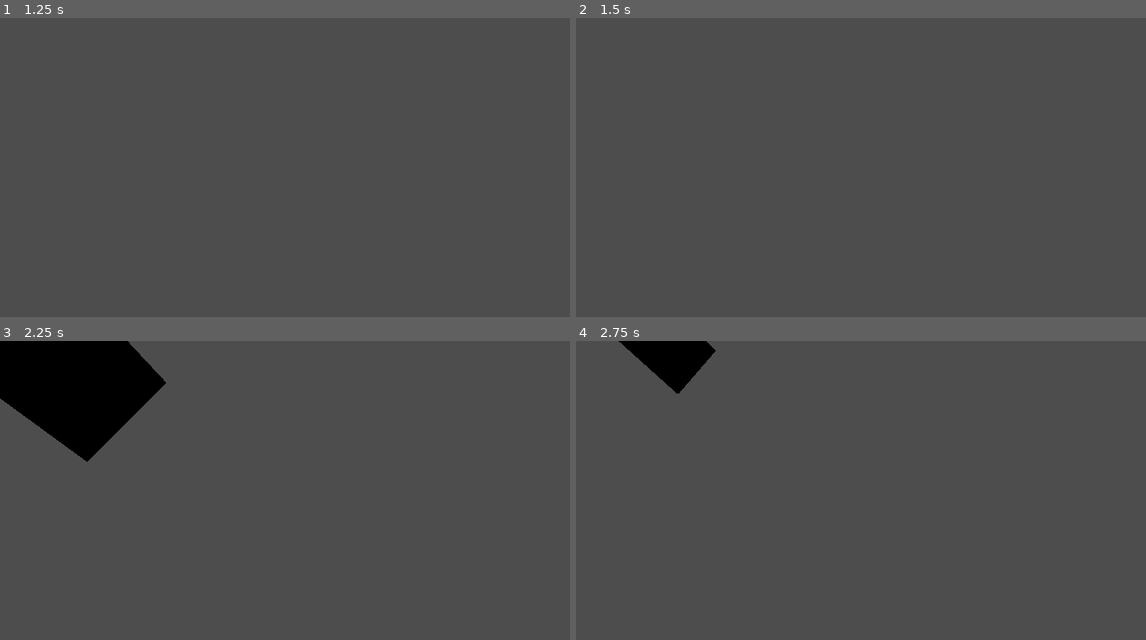
Above: before the commit, frames 1-4 (two rows, left to right).
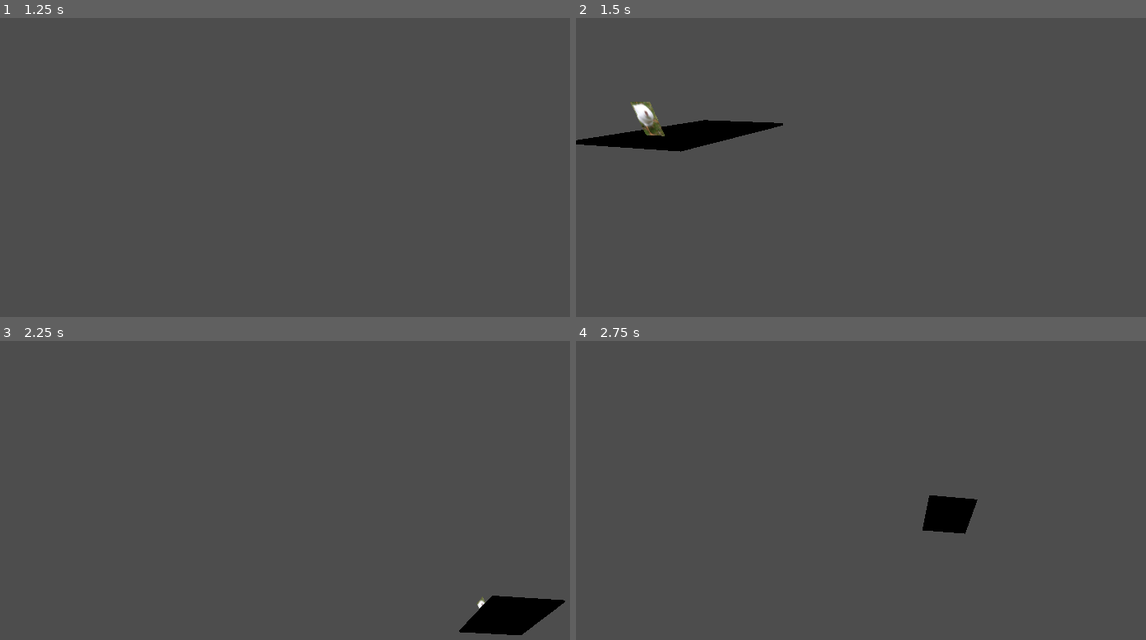
Above: after the commit, the same moments.

Repository: Nikaiaa/Gamelab
Game: Godot game, scene res://Scène/grab_object.tscn
Same seed, same stepped clock (60 frames per second), same inputs: the game is played once before the commit and once after it. The project has no main scene, so this scene is started directly.
Inputs (mouse positions are in pixels of both pictures, inside the frame that each line leads up to):
- Up to frame 1 (1.25 s): tap Enter (ui_accept) at 0.5, 0.77 s; move the mouse to (473, 185) at 0.52 s; press the mouse at (473, 185) at 0.53 s; hold D (move_right) from 0.53 s (still down)
- Up to frame 2 (1.5 s): tap Enter (ui_accept) at 1.25 s; move the mouse to (775, 221) at 1.27 s; release D (move_right) at 1.28 s; release the mouse at (775, 221) at 1.28 s; hold S (move_backwards) from 1.28 s (still down); click (775, 221) at 1.35 s
- Up to frame 3 (2.25 s): tap Enter (ui_accept) at 1.52 s; move the mouse to (393, 445) at 2.02 s; release S (move_backwards) at 2.03 s; press the mouse at (393, 445) at 2.03 s; hold D (move_right) from 2.03 s (still down)
- Up to frame 4 (2.75 s): keep holding D (move_right)

Frame 1 is identical in both runs. In frame 2, 2.3% of the frame differs, in the area x 0-37%, y 28-45%; in frame 3, 9.4%, in the area x 0-100%, y 0-99%; in frame 4, 2.6%.
Error before the commit: Parse Error: Preload file "res://bribe1.tscn" does not exist. (res://Script/grab_object.gd:3)

Commit message:
je fix poire

Diff:
--- a/Script/grab_object.gd
+++ b/Script/grab_object.gd
@@ -1,6 +1,6 @@
 extends Area3D
 var mouse_in_zone_true
-var bribe1 = preload ("res://bribe1.tscn")
+var zoomObjet = preload ("res://ui_grab_object.tscn")
 var camera
 var frag1
 var cameraPosition
@@ -9,6 +9,7 @@
 var spawnDistance
 var spawnPos
 var look_at_matrix
+
 
 
 func _ready():
@@ -35,17 +36,17 @@
 	pass # Replace with function body.
 
 func _spawn_bribe():
-	cameraPosition = $"../char".global_transform.origin
+	#cameraPosition = $"../char".global_transform.origin
 	frag1 = $Sprite3D
-	cameraDirection = camera.global_transform.basis.z
-	spawnDistance = -2
-	spawnPos = cameraPosition + cameraDirection* spawnDistance
-	var instance = bribe1.instantiate()
-	print (camera)
-	instance.transform.origin = spawnPos
-	look_at_matrix = instance.global_transform.basis.looking_at(cameraDirection, Vector3(0, 1, 0))
-	instance.transform.basis = look_at_matrix
-	instance.scale =Vector3(4, 4, 4)
+	#cameraDirection = camera.global_transform.basis.z
+	#spawnDistance = -2
+	#spawnPos = cameraPosition + cameraDirection* spawnDistance
+	var instance = zoomObjet.instantiate()
+	#print (camera)
+	#instance.transform.origin = spawnPos
+	#look_at_matrix = instance.global_transform.basis.looking_at(cameraDirection, Vector3(0, 1, 0))
+	#instance.transform.basis = look_at_matrix
+	#instance.scale =Vector3(4, 4, 4)
 	#instance.position.z = camera.position.z-2
 	add_child(instance)
 	frag1.queue_free()
--- /dev/null
+++ b/char.tscn
@@ -0,0 +1,30 @@
+[gd_scene load_steps=5 format=3 uid="uid://dgnlpclf740qk"]
+
+[ext_resource type="Script" path="res://Script/charmove.gd" id="1_p1o10"]
+
+[sub_resource type="BoxShape3D" id="BoxShape3D_gxue6"]
+
+[sub_resource type="SphereMesh" id="SphereMesh_5fexx"]
+
+[sub_resource type="StandardMaterial3D" id="StandardMaterial3D_pasvm"]
+albedo_color = Color(1, 0.152941, 0, 0.360784)
+roughness = 0.15
+
+[node name="char" type="Node3D"]
+
+[node name="CharacterBody3D" type="CharacterBody3D" parent="."]
+transform = Transform3D(1, 0, 0, 0, 1, 0, 0, 0, 1, -0.00641918, 0.00824785, -0.00615251)
+script = ExtResource("1_p1o10")
+
+[node name="CollisionShape3D" type="CollisionShape3D" parent="CharacterBody3D"]
+shape = SubResource("BoxShape3D_gxue6")
+
+[node name="MeshInstance3D" type="MeshInstance3D" parent="CharacterBody3D/CollisionShape3D"]
+transform = Transform3D(0.8, 0, 0, 0, 0.8, 0, 0, 0, 0.8, 0, 0, 0)
+mesh = SubResource("SphereMesh_5fexx")
+surface_material_override/0 = SubResource("StandardMaterial3D_pasvm")
+
+[node name="Rotation_Helper" type="Node3D" parent="CharacterBody3D"]
+
+[node name="Camera3D" type="Camera3D" parent="CharacterBody3D/Rotation_Helper"]
+transform = Transform3D(1, 0, 0, 0, 1, 0, 0, 0, 1, 0, 1.03754, 0)
--- a/default_bus_layout.tres
+++ /dev/null
@@ -1,14 +0,0 @@
-[gd_resource type="AudioBusLayout" load_steps=2 format=3 uid="uid://clurbeekvq7af"]
-
-[sub_resource type="AudioEffectEQ10" id="AudioEffectEQ10_ms47p"]
-resource_name = "EQ10"
-
-[resource]
-bus/1/name = &"Microphone"
-bus/1/solo = false
-bus/1/mute = false
-bus/1/bypass_fx = false
-bus/1/volume_db = 0.0
-bus/1/send = &"Master"
-bus/1/effect/0/effect = SubResource("AudioEffectEQ10_ms47p")
-bus/1/effect/0/enabled = true
--- /dev/null
+++ b/grab_object.tscn
@@ -0,0 +1,41 @@
+[gd_scene load_steps=7 format=3 uid="uid://cdlca6f0ra8yp"]
+
+[ext_resource type="Texture2D" uid="uid://quo4kdxvac7e" path="res://Image/2286300415a9ff54aada9ea75518021e.png" id="1_tvy4u"]
+[ext_resource type="Script" path="res://Script/grab_object.gd" id="1_xf1ff"]
+[ext_resource type="PackedScene" uid="uid://dgnlpclf740qk" path="res://char.tscn" id="2_3bvit"]
+
+[sub_resource type="BoxShape3D" id="BoxShape3D_lmrmy"]
+
+[sub_resource type="BoxMesh" id="BoxMesh_at5m5"]
+
+[sub_resource type="BoxShape3D" id="BoxShape3D_sqrfp"]
+size = Vector3(1.18451, 1.89209, 0.647141)
+
+[node name="Node3D" type="Node3D"]
+
+[node name="StaticBody3D" type="StaticBody3D" parent="."]
+transform = Transform3D(3, 0, 0, 0, 0.07, 0, 0, 0, 3.197, 0, -0.291399, 0)
+
+[node name="CollisionShape3D" type="CollisionShape3D" parent="StaticBody3D"]
+shape = SubResource("BoxShape3D_lmrmy")
+
+[node name="MeshInstance3D" type="MeshInstance3D" parent="StaticBody3D/CollisionShape3D"]
+mesh = SubResource("BoxMesh_at5m5")
+skeleton = NodePath("../../../frag1/CollisionShape3D")
+
+[node name="frag1" type="Area3D" parent="."]
+transform = Transform3D(0.5, 0, 0, 0, 0.5, 0, 0, 0, 0.5, 0, 0, 0)
+script = ExtResource("1_xf1ff")
+
+[node name="CollisionShape3D" type="CollisionShape3D" parent="frag1"]
+transform = Transform3D(1, 0, 0, 0, 1, 0, 0, 0, 1, 0.121552, 0.446045, -0.889065)
+shape = SubResource("BoxShape3D_sqrfp")
+
+[node name="Sprite3D" type="Sprite3D" parent="frag1"]
+transform = Transform3D(0.595944, 0, 0, 0, 0.595944, 0, 0, 0, 1, 0, 0.387042, -0.927871)
+texture = ExtResource("1_tvy4u")
+
+[node name="char" parent="." instance=ExtResource("2_3bvit")]
+
+[connection signal="mouse_entered" from="frag1" to="frag1" method="_on_mouse_entered"]
+[connection signal="mouse_exited" from="frag1" to="frag1" method="_on_mouse_exited"]
--- a/project.godot
+++ b/project.godot
@@ -16,12 +16,14 @@
 
 [audio]
 
+buses/default_bus_layout=""
 general/text_to_speech=true
 driver/enable_input=true
 
-[autoload]
+[display]
 
-microphone="*res://default_bus_layout.tres"
+window/size/viewport_width=1920
+window/size/viewport_height=1080
 
 [input]
 
--- /dev/null
+++ b/ui_grab_object.tscn
@@ -0,0 +1,43 @@
+[gd_scene load_steps=2 format=3 uid="uid://dnfarxidlfdgg"]
+
+[ext_resource type="Texture2D" uid="uid://quo4kdxvac7e" path="res://Image/2286300415a9ff54aada9ea75518021e.png" id="2_ckdre"]
+
+[node name="Control" type="Control"]
+layout_mode = 3
+anchors_preset = 15
+anchor_right = 1.0
+anchor_bottom = 1.0
+grow_horizontal = 2
+grow_vertical = 2
+
+[node name="SubViewportContainer" type="SubViewportContainer" parent="."]
+custom_minimum_size = Vector2(1920, 1080)
+layout_mode = 1
+anchors_preset = -1
+anchor_right = 1.667
+anchor_bottom = 1.667
+offset_right = -1880.38
+offset_bottom = -1040.22
+stretch = true
+
+[node name="SubViewport" type="SubViewport" parent="SubViewportContainer"]
+own_world_3d = true
+transparent_bg = true
+handle_input_locally = false
+gui_disable_input = true
+gui_snap_controls_to_pixels = false
+size = Vector2i(1920, 1080)
+render_target_update_mode = 4
+
+[node name="Camera3D" type="Camera3D" parent="SubViewportContainer/SubViewport"]
+process_priority = 1
+transform = Transform3D(1, 0, 0, 0, 0.998712, -0.0507324, 0, 0.0507324, 0.998712, 0.213873, 0.291846, 1.27066)
+top_level = true
+cull_mask = 1047553
+current = true
+fov = 89.5
+near = 0.04
+
+[node name="Sprite3D" type="Sprite3D" parent="SubViewportContainer/SubViewport"]
+transform = Transform3D(1.2, 0, 0, 0, 1.2, 0, 0, 0, 1.2, 0, 0, 0)
+texture = ExtResource("2_ckdre")
